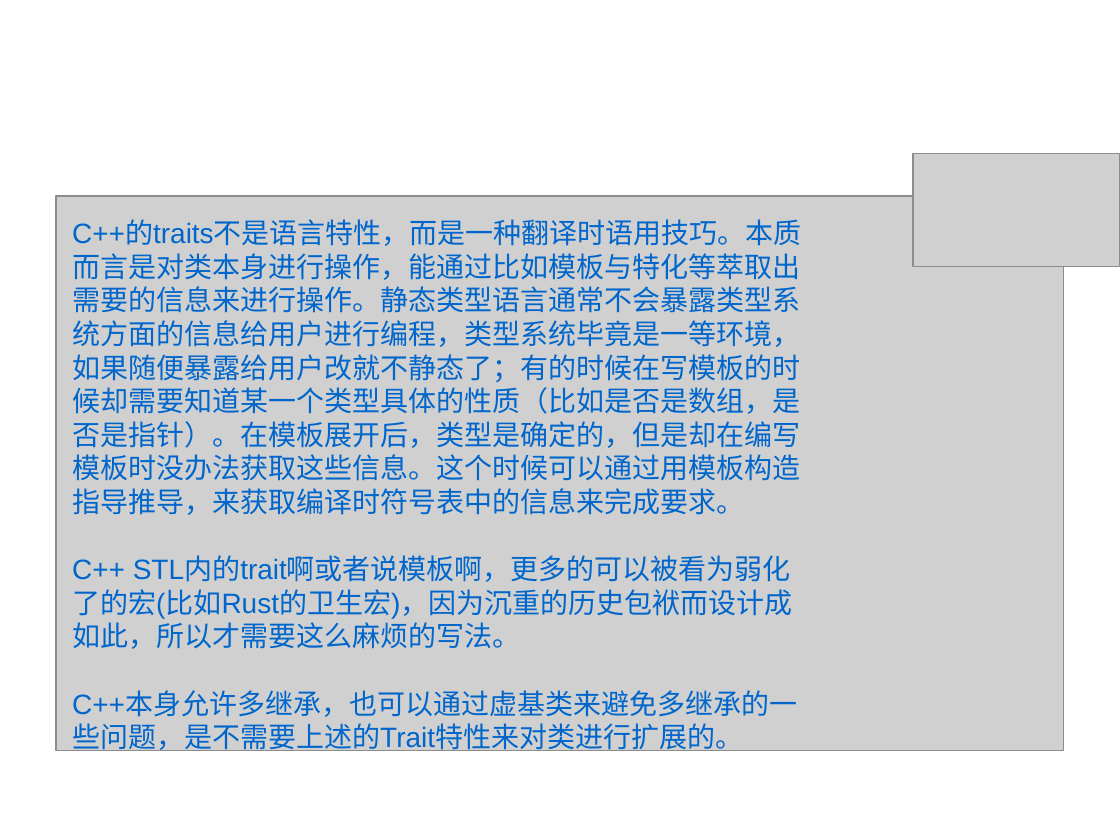
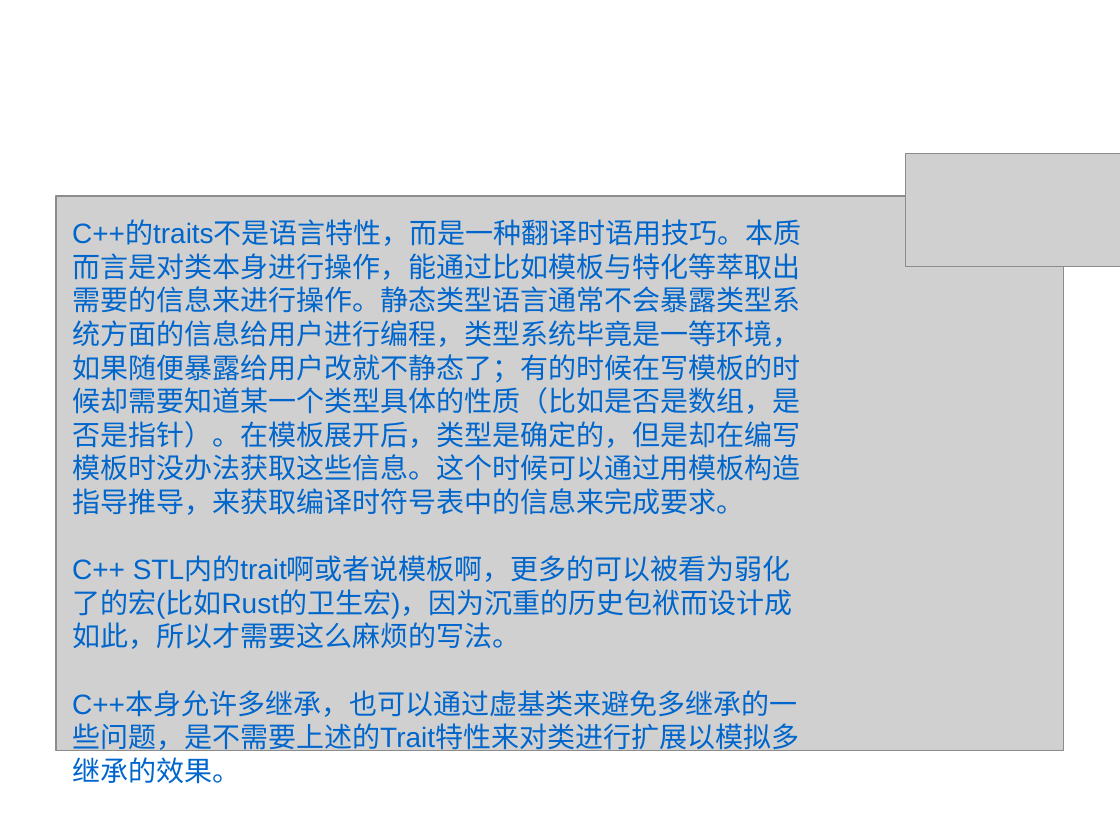
Before and after one commit to 2017-CompilerH-a3/Teamwork-Traits, a slide deck: slide 15 of trait.ppt (slide 14 before the commit). Drawn at 1120x840 pixels with LibreOffice and Linux fonts; fonts in the diff are those of the drawing; grey boxes stand for pictures; background and template pictures are left out. Boxes give left, top, right and bottom in pixels: in the first picture for what was removed or moved away, otherwise in the second. Text is boxed around its words. In the diff, an @@ line names an element or a change of style, - is before the commit and + after.

```diff
--- a/trait.ppt
+++ b/trait.ppt
@@ picture: place and size @@
-picture at box(913, 153, 1119, 267)
+picture at box(906, 153, 1120, 267)
@@ text at box(72, 692, 799, 784): text changed @@
-C++本身允许多继承，也可以通过虚基类来避免多继承的一些问题，是不需要上述的Trait特性来对类进行扩展的。
+C++本身允许多继承，也可以通过虚基类来避免多继承的一些问题，是不需要上述的Trait特性来对类进行扩展以模拟多继承的效果。
```
Also in this commit, not shown: 7 other slides changed, 9 slides added.
